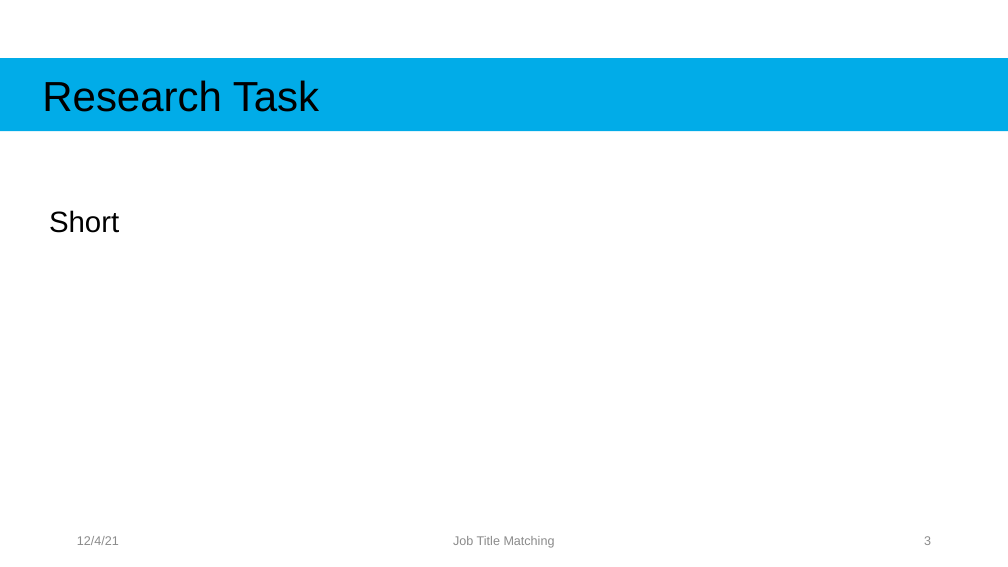
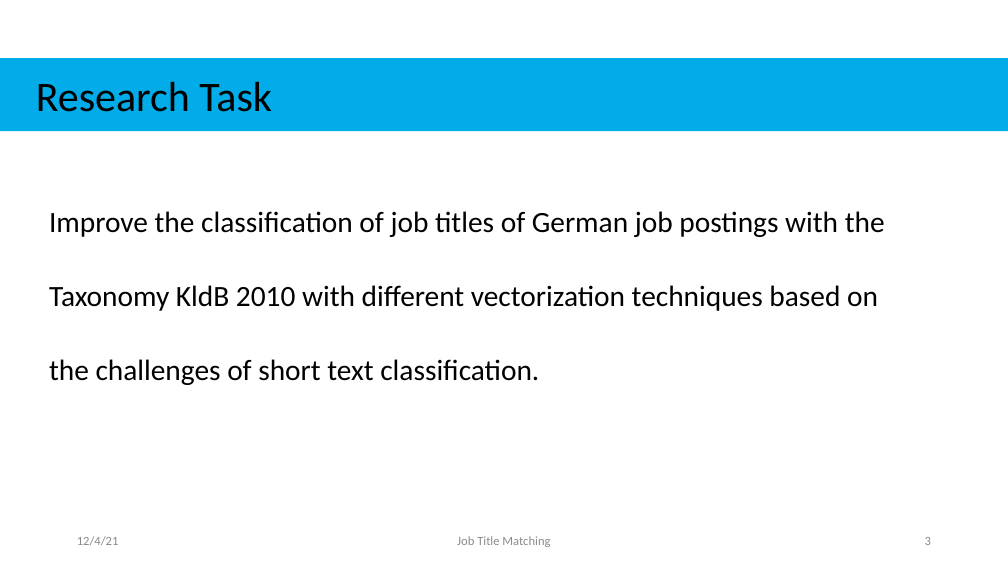
Before and after one commit to Rahkakavee/job-title-matching, a slide deck: slide 3 of presentation/Kolloquium.pptx. Drawn at 1008x567 pixels with LibreOffice and Linux fonts; fonts in the diff are those of the drawing. Boxes give left, top, right and bottom in pixels: in the first picture for what was removed or moved away, otherwise in the second. Text is boxed around its words. In the diff, an @@ line names an element or a change of style, - is before the commit and + after.

Commit message:
upload presentation

```diff
--- a/presentation/Kolloquium.pptx
+++ b/presentation/Kolloquium.pptx
@@ text at (x1=49, y1=211, x2=885, y2=385): text changed; font Arial to Calibri @@
-Short
+Improve the classification of job titles of German job postings with the Taxonomy KldB 2010 with different vectorization techniques based on the challenges of short text classification.
@@ font Arial to Calibri in 3 elements at (x1=0, y1=58, x2=1008, y2=132), (x1=77, y1=536, x2=119, y2=545), (x1=457, y1=536, x2=550, y2=547) @@
```
Also in this commit, not shown: 10 other slides changed, 5 slides added.
